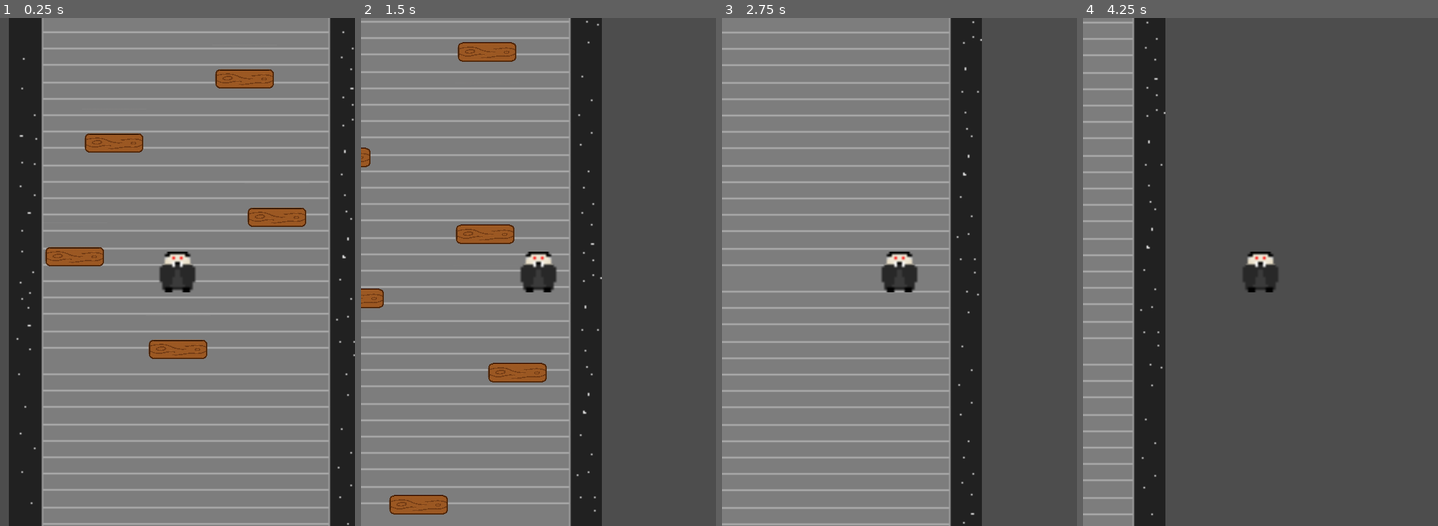
Above: before the commit, frames 1-4 (left to right).
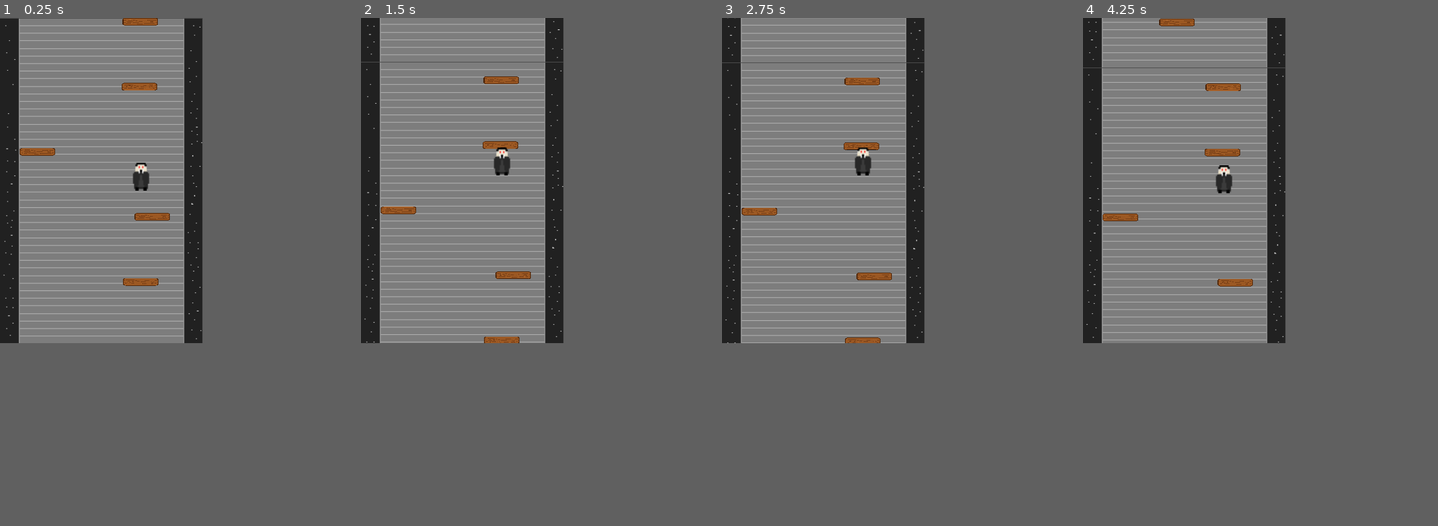
Above: after the commit, the same moments.

Repository: conradbyrne/Vampire-Jump
Game: Godot game, scene res://levels/Level.tscn
The game is run twice, just before and just after one commit, with the same random seed, the same clock (stepped at 60 frames per second) and the same inputs. Before the commit the project starts from res://world_scene.tscn.
Inputs:
- Up to frame 1 (0.25 s): no input
- Up to frame 2 (1.5 s): hold Right (ui_right) from 0.53 s (still down)
- Up to frame 3 (2.75 s): release Right (ui_right) at 2.03 s; hold Left (ui_left) from 2.03 s (still down)
- Up to frame 4 (4.25 s): release Left (ui_left) at 2.78 s; hold Right (ui_right) from 2.78 s (still down)
In our replay, the window is 560x800 before the commit and 320x512 after it. These sizes can differ from the game's own. Grey fills any space a smaller window leaves; there, only what the larger window draws over its background counts as a difference.

The runs differ from the first frame. In frame 1, 34% of the frame differs, in the area x 0-100%, y 0-100%; in frame 2, 45%; in frame 3, 49%, in the area x 0-74%, y 0-100%; in frame 4, 40%.

Commit message:
Platform Spawning and Game Reset
- Refactored project structure for expandability
- Added systems for spawning new platforms and for resetting the game upon death under "level.gd" script
- Added screen wrapping function under "player.gd" script

Diff:
--- a/Scripts/player.gd
+++ /dev/null
@@ -1,19 +0,0 @@
-extends CharacterBody2D
-@export var jump_force = 800.0
-@export var gravity = 1200.0
-@export var move_speed = 200.0
-
-func _physics_process(delta):
-	# Horizontal movement
-	var direction = Input.get_action_strength("ui_right") - Input.get_action_strength("ui_left")
-	velocity.x = direction * move_speed
-
-	# Gravity
-	velocity.y += gravity * delta
-
-	# Jump on platform
-	if is_on_floor():
-		velocity.y = -jump_force
-
-	# Apply movement
-	move_and_slide()
--- /dev/null
+++ b/default_env.tres
@@ -0,0 +1,7 @@
+[gd_resource type="Environment" load_steps=2 format=3 uid="uid://dob6dnc416fpv"]
+
+[sub_resource type="Sky" id="1"]
+
+[resource]
+background_mode = 2
+sky = SubResource("1")
--- a/icon.svg
+++ /dev/null
@@ -1 +0,0 @@
-<svg xmlns="http://www.w3.org/2000/svg" width="128" height="128"><rect width="124" height="124" x="2" y="2" fill="#363d52" stroke="#212532" stroke-width="4" rx="14"/><g fill="#fff" transform="translate(12.322 12.322)scale(.101)"><path d="M105 673v33q407 354 814 0v-33z"/><path fill="#478cbf" d="m105 673 152 14q12 1 15 14l4 67 132 10 8-61q2-11 15-15h162q13 4 15 15l8 61 132-10 4-67q3-13 15-14l152-14V427q30-39 56-81-35-59-83-108-43 20-82 47-40-37-88-64 7-51 8-102-59-28-123-42-26 43-46 89-49-7-98 0-20-46-46-89-64 14-123 42 1 51 8 102-48 27-88 64-39-27-82-47-48 49-83 108 26 42 56 81zm0 33v39c0 276 813 276 814 0v-39l-134 12-5 69q-2 10-14 13l-162 11q-12 0-16-11l-10-65H446l-10 65q-4 11-16 11l-162-11q-12-3-14-13l-5-69z"/><path d="M483 600c0 34 58 34 58 0v-86c0-34-58-34-58 0z"/><circle cx="725" cy="526" r="90"/><circle cx="299" cy="526" r="90"/></g><g fill="#414042" transform="translate(12.322 12.322)scale(.101)"><circle cx="307" cy="532" r="60"/><circle cx="717" cy="532" r="60"/></g></svg>
--- /dev/null
+++ b/levels/Level.gd
@@ -0,0 +1,63 @@
+extends Node2D
+
+@onready var width: = get_viewport_rect().size.x
+@onready var height: = get_viewport_rect().size.y
+
+@onready var player: = $Player
+@onready var platform_parent: = $Platforms
+@onready var threshold: = height * 0.5
+@onready var background:Sprite2D = $"ParallaxBackground/ParallaxLayer/Sprite2D"
+
+# Load platform asset
+var platform: = preload("res://objects/Platform.tscn")
+# Initialize platform variables
+var platform_count: = 5
+var platforms: = []
+# Initialize game scroll speed
+var scrollSpeed = 0.05
+
+
+func _ready()->void:
+	# Set initial player height to middle of screen
+	player.global_position.y = threshold
+	for i in platform_count:
+		# Create new platform instance for each platform
+		var inst: = platform.instantiate()
+		# Set height of new platform
+		inst.global_position.y = height / platform_count * i
+		# Set x postition of new platform to random value
+		inst.global_position.x = rand_x()
+		platform_parent.add_child(inst)
+		platforms.append(inst)
+	# Put initial platform under player
+	player.global_position.x = rand_x()
+	platforms.back().global_position.x = player.global_position.x
+
+# Generate random x position between 28 and width-28
+func rand_x():
+	return randf_range(28, width-28)
+
+func _physics_process(delta):
+	if player.global_position.y < threshold:
+		# Set amount to move background to linear interpolation of these values
+		var move:float = lerp(0.0, threshold -player.global_position.y, scrollSpeed)
+		move_background(move)
+		# Move player position by previously determined amount
+		player.global_position.y += move
+		for plat in platforms:
+			# Move player position by previously determined amount
+			plat.global_position.y += move
+			# If platform position is greater than screen height,
+			# then subtract screen height from position and set x to random value
+			if plat.global_position.y > height:
+				plat.global_position.y -= height
+				plat.global_position.x = rand_x()
+	if player.global_position.y > height:
+		game_over()
+
+func move_background(move):
+	var ratio: = 0.75
+	background.global_position.y = fmod((background.global_position.y + height + move*ratio), height) - height
+
+func game_over()->void:
+	get_tree().reload_current_scene()
--- /dev/null
+++ b/levels/Level.tscn
@@ -0,0 +1,24 @@
+[gd_scene load_steps=4 format=3 uid="uid://130ckk14ca5t"]
+
+[ext_resource type="PackedScene" uid="uid://cuabnx52d0td2" path="res://player/Player.tscn" id="1"]
+[ext_resource type="Texture2D" uid="uid://dax3mrnoo5mli" path="res://assets/TempBackground.png" id="2_rlxyy"]
+[ext_resource type="Script" uid="uid://6dxx7gwnm5s0" path="res://levels/Level.gd" id="3"]
+
+[node name="Level" type="Node2D"]
+script = ExtResource("3")
+
+[node name="ParallaxBackground" type="ParallaxBackground" parent="."]
+
+[node name="ParallaxLayer" type="ParallaxLayer" parent="ParallaxBackground"]
+motion_mirroring = Vector2(0, 512)
+
+[node name="Sprite2D" type="Sprite2D" parent="ParallaxBackground/ParallaxLayer"]
+position = Vector2(0, -511)
+scale = Vector2(1.41778, 1.06458)
+texture = ExtResource("2_rlxyy")
+centered = false
+
+[node name="Platforms" type="Node2D" parent="."]
+
+[node name="Player" parent="." instance=ExtResource("1")]
+position = Vector2(180.852, 116.708)
--- /dev/null
+++ b/objects/Platform.tscn
@@ -0,0 +1,20 @@
+[gd_scene load_steps=3 format=3 uid="uid://dss1xk1m6e80w"]
+
+[ext_resource type="Texture2D" uid="uid://clkgd0ug24kp3" path="res://assets/Woodplatform.png" id="1_qfjqo"]
+
+[sub_resource type="RectangleShape2D" id="1"]
+size = Vector2(56, 12)
+
+[node name="Platform" type="CharacterBody2D"]
+
+[node name="CollisionShape2D" type="CollisionShape2D" parent="."]
+position = Vector2(0, 6)
+shape = SubResource("1")
+one_way_collision = true
+
+[node name="Sprite2D" type="Sprite2D" parent="."]
+position = Vector2(9.53674e-07, 6)
+scale = Vector2(0.0605405, 0.0402685)
+texture = ExtResource("1_qfjqo")
+region_enabled = true
+region_rect = Rect2(48, 387.5, 925, 298)
--- a/platform.tscn
+++ /dev/null
@@ -1,16 +0,0 @@
-[gd_scene load_steps=3 format=3 uid="uid://dy2tpsjedhmqt"]
-
-[ext_resource type="Texture2D" uid="uid://cua6a8xmtid40" path="res://Assets/Woodplatform.png" id="1_mi635"]
-
-[sub_resource type="RectangleShape2D" id="RectangleShape2D_s8bxr"]
-size = Vector2(100, 27)
-
-[node name="Platform" type="StaticBody2D"]
-
-[node name="CollisionShape2D" type="CollisionShape2D" parent="."]
-position = Vector2(2, 2)
-shape = SubResource("RectangleShape2D_s8bxr")
-
-[node name="Sprite2D" type="Sprite2D" parent="."]
-scale = Vector2(0.1, 0.1)
-texture = ExtResource("1_mi635")
--- a/player.tscn
+++ /dev/null
@@ -1,21 +0,0 @@
-[gd_scene load_steps=4 format=3 uid="uid://ykky8pet1fvh"]
-
-[ext_resource type="Script" uid="uid://bnnuuyl7e58oo" path="res://Scripts/player.gd" id="1_onrkg"]
-[ext_resource type="Texture2D" uid="uid://dbvuis11kt68j" path="res://Assets/Vampire.png" id="2_i3pqv"]
-
-[sub_resource type="RectangleShape2D" id="RectangleShape2D_hqtel"]
-size = Vector2(60, 64)
-
-[node name="Player" type="CharacterBody2D"]
-visible = false
-script = ExtResource("1_onrkg")
-
-[node name="Sprite2D" type="Sprite2D" parent="."]
-scale = Vector2(4, 4)
-texture = ExtResource("2_i3pqv")
-
-[node name="CollisionShape2D" type="CollisionShape2D" parent="."]
-position = Vector2(0, 1)
-shape = SubResource("RectangleShape2D_hqtel")
-
-[node name="RayCast2D" type="RayCast2D" parent="."]
--- /dev/null
+++ b/player/Player.gd
@@ -0,0 +1,31 @@
+extends CharacterBody2D
+
+@export var jump_force = 6.5 * 60
+@export var gravity: = 8.0 * 60
+@export var speed = 3.0 * 60
+var dir = 0.0
+
+@onready var screen_size = get_viewport_rect().size
+
+# Function for screen wrapping
+func screen_wrap():
+	# If player has moved beyond the right side of the screen, set position to left side
+	if position.x > screen_size.x:
+		position.x = 0
+	# If player has moved beyond the left side of the screen, set position to right side
+	if position.x < 0:
+		position.x = screen_size.x
+
+func _physics_process(delta:float)->void:
+	# Change direction based on input
+	dir = Input.get_action_strength("move_right") - Input.get_action_strength("move_left")
+	# gravity
+	velocity.y += gravity*delta
+	# bouncing on platforms
+	if is_on_floor():
+		velocity.y = -jump_force
+
+	velocity.x = dir * speed
+	#set_velocity(velocity)
+	move_and_slide()
+	screen_wrap()
--- /dev/null
+++ b/player/Player.tscn
@@ -0,0 +1,19 @@
+[gd_scene load_steps=4 format=3 uid="uid://cuabnx52d0td2"]
+
+[ext_resource type="Script" uid="uid://ct4klrbbvo7q" path="res://player/Player.gd" id="2"]
+[ext_resource type="Texture2D" uid="uid://cot005a6py5k5" path="res://assets/Vampire.png" id="2_3c3w1"]
+
+[sub_resource type="RectangleShape2D" id="1"]
+size = Vector2(28, 44)
+
+[node name="Player" type="CharacterBody2D"]
+script = ExtResource("2")
+
+[node name="CollisionShape2D" type="CollisionShape2D" parent="."]
+position = Vector2(0, -22)
+shape = SubResource("1")
+
+[node name="Sprite2D" type="Sprite2D" parent="."]
+position = Vector2(0.499999, -22)
+scale = Vector2(1.8125, 2.75)
+texture = ExtResource("2_3c3w1")
--- a/project.godot
+++ b/project.godot
@@ -1,21 +1,60 @@
-; Engine configuration file.
-; It's best edited using the editor UI and not directly,
-; since the parameters that go here are not all obvious.
-;
-; Format:
-;   [section] ; section goes between []
-;   param=value ; assign values to parameters
-
 config_version=5
 
 [application]
 
 config/name="Vampire Jump"
-run/main_scene="uid://cq4abfbxt05ec"
-config/features=PackedStringArray("4.4", "Forward Plus")
-config/icon="res://icon.svg"
+run/main_scene="res://levels/Level.tscn"
+config/features=PackedStringArray("4.4")
+config/icon="res://icon.png"
 
 [display]
 
-window/size/viewport_width=560
-window/size/viewport_height=800
+window/size/viewport_width=320
+window/size/viewport_height=512
+window/stretch/mode="2d"
+window/stretch/aspect="keep_height"
+
+[importer_defaults]
+
+texture={
+"compress/bptc_ldr": 0,
+"compress/hdr_mode": 0,
+"compress/lossy_quality": 0.7,
+"compress/mode": 0,
+"compress/normal_map": 0,
+"detect_3d": false,
+"flags/anisotropic": false,
+"flags/filter": false,
+"flags/mipmaps": false,
+"flags/repeat": 0,
+"flags/srgb": 2,
+"process/HDR_as_SRGB": false,
+"process/fix_alpha_border": true,
+"process/invert_color": false,
+"process/premult_alpha": false,
+"size_limit": 0,
+"stream": false,
+"svg/scale": 1.0
+}
+
+[input]
+
+move_right={
+"deadzone": 0.5,
+"events": [Object(InputEventKey,"resource_local_to_scene":false,"resource_name":"","device":0,"window_id":0,"alt_pressed":false,"shift_pressed":false,"ctrl_pressed":false,"meta_pressed":false,"pressed":false,"keycode":68,"physical_keycode":0,"key_label":0,"unicode":0,"location":0,"echo":false,"script":null)
+]
+}
+move_left={
+"deadzone": 0.5,
+"events": [Object(InputEventKey,"resource_local_to_scene":false,"resource_name":"","device":0,"window_id":0,"alt_pressed":false,"shift_pressed":false,"ctrl_pressed":false,"meta_pressed":false,"pressed":false,"keycode":65,"physical_keycode":0,"key_label":0,"unicode":0,"location":0,"echo":false,"script":null)
+]
+}
+jump={
+"deadzone": 0.5,
+"events": [Object(InputEventKey,"resource_local_to_scene":false,"resource_name":"","device":0,"window_id":0,"alt_pressed":false,"shift_pressed":false,"ctrl_pressed":false,"meta_pressed":false,"pressed":false,"keycode":32,"physical_keycode":0,"key_label":0,"unicode":0,"location":0,"echo":false,"script":null)
+]
+}
+
+[rendering]
+
+environment/defaults/default_environment="res://default_env.tres"
--- a/world_scene.tscn
+++ /dev/null
@@ -1,52 +0,0 @@
-[gd_scene load_steps=4 format=3 uid="uid://cq4abfbxt05ec"]
-
-[ext_resource type="PackedScene" uid="uid://ykky8pet1fvh" path="res://player.tscn" id="1_4qeqg"]
-[ext_resource type="PackedScene" uid="uid://dy2tpsjedhmqt" path="res://platform.tscn" id="2_77iun"]
-[ext_resource type="Texture2D" uid="uid://cdvfada2l4kp3" path="res://Assets/TempBackground.png" id="3_77iun"]
-
-[node name="World Scene" type="Node2D"]
-
-[node name="ParallaxBackground" type="ParallaxBackground" parent="."]
-
-[node name="ParallaxLayer" type="ParallaxLayer" parent="ParallaxBackground"]
-motion_mirroring = Vector2(0, 800)
-
-[node name="Background" type="TextureRect" parent="ParallaxBackground/ParallaxLayer"]
-offset_right = 556.0
-offset_bottom = 1120.0
-texture = ExtResource("3_77iun")
-
-[node name="Player" parent="." instance=ExtResource("1_4qeqg")]
-visible = true
-position = Vector2(266, 725)
-
-[node name="Camera2D" type="Camera2D" parent="Player"]
-
-[node name="Platform" parent="." instance=ExtResource("2_77iun")]
-
-[node name="Platform2" parent="." instance=ExtResource("2_77iun")]
-position = Vector2(104, 637)
-
-[node name="Platform3" parent="." instance=ExtResource("2_77iun")]
-position = Vector2(423, 575)
-
-[node name="Platform4" parent="." instance=ExtResource("2_77iun")]
-position = Vector2(166, 458)
-
-[node name="Platform5" parent="." instance=ExtResource("2_77iun")]
-position = Vector2(372, 357)
-
-[node name="Platform6" parent="." instance=ExtResource("2_77iun")]
-position = Vector2(267, 783)
-
-[node name="Platform7" parent="." instance=ExtResource("2_77iun")]
-position = Vector2(145, 236)
-
-[node name="Platform8" parent="." instance=ExtResource("2_77iun")]
-position = Vector2(375, 70)
-
-[node name="Platform9" parent="." instance=ExtResource("2_77iun")]
-position = Vector2(183, -101)
-
-[node name="Platform10" parent="." instance=ExtResource("2_77iun")]
-position = Vector2(399, -116)
Not shown, removed: Scripts/player.gd.uid
Binary file added: icon.png
Not shown, added: levels/Level.gd.uid
Not shown, added: player/Player.gd.uid
Not shown, removed: .editorconfig
